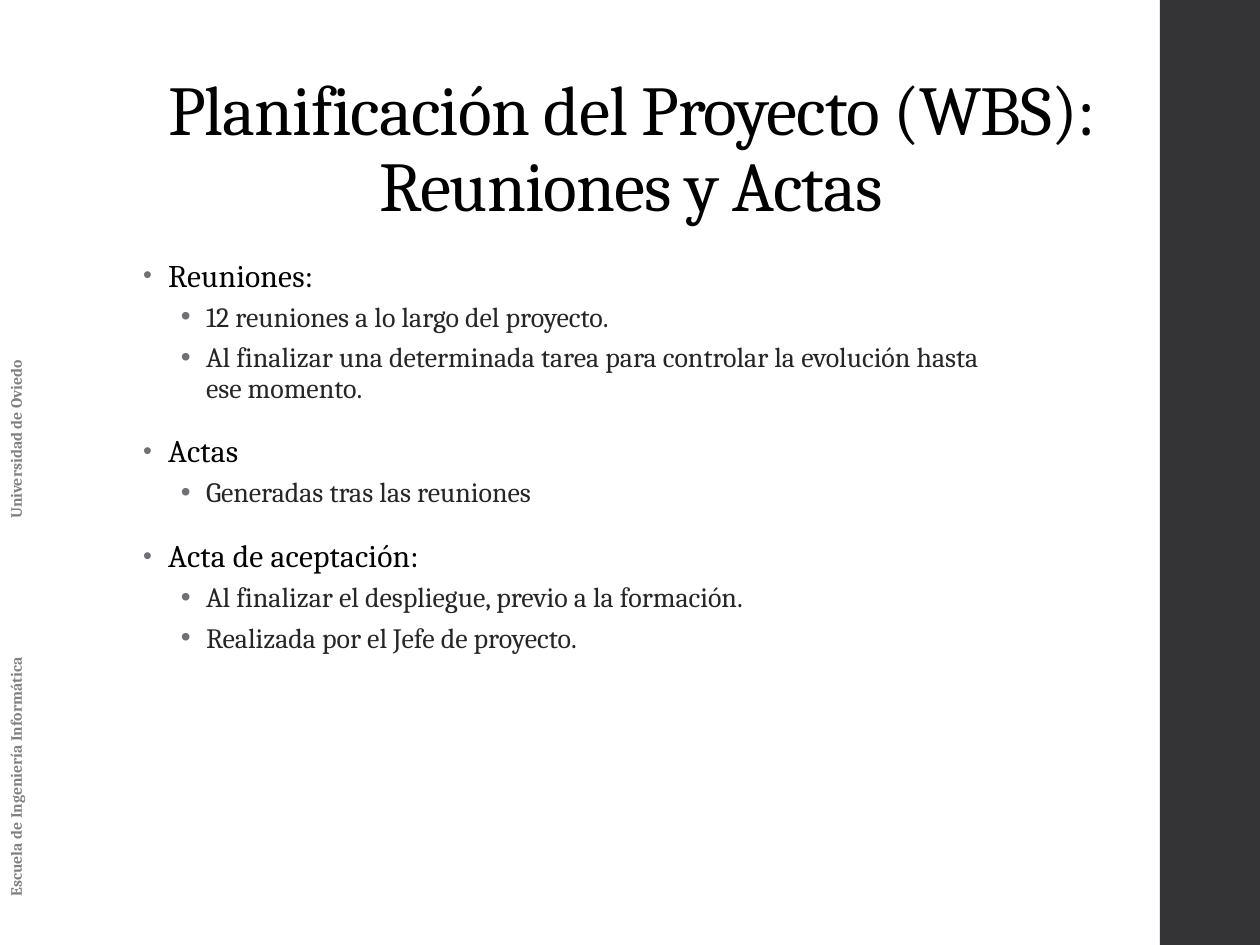
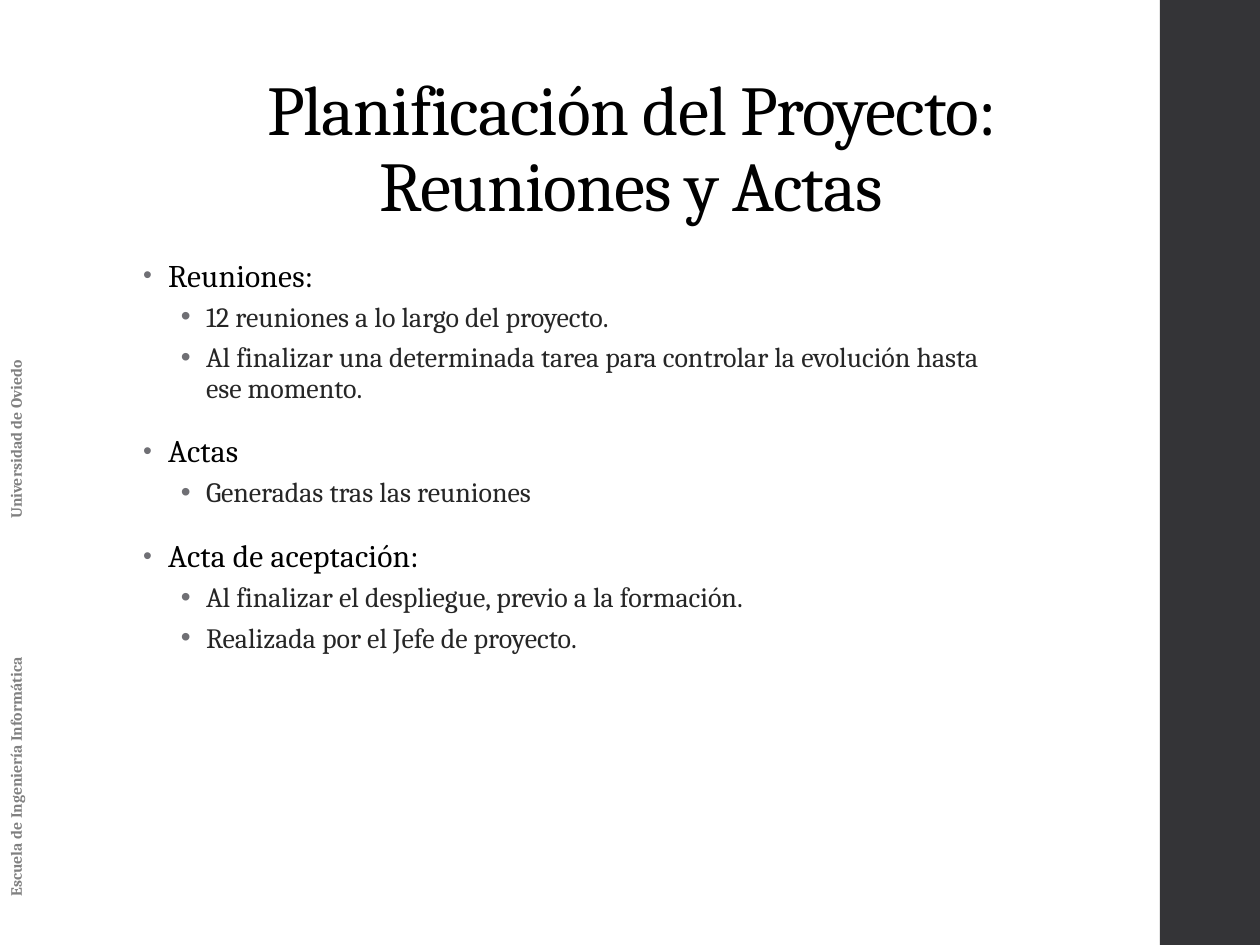
Before and after one commit to alexl0/tfg, a slide deck: slide 5 of Documentation/Archivos adjuntos/Planificacion del proyecto.pptx. Drawn at 1260x945 pixels with LibreOffice and Linux fonts; fonts in the diff are those of the drawing. Boxes give left, top, right and bottom in pixels: in the first picture for what was removed or moved away, otherwise in the second. Text is boxed around its words. In the diff, an @@ line names an element or a change of style, - is before the commit and + after.

Commit message:
documentacion modificar planificacion del proyecto

```diff
--- a/Documentation/Archivos adjuntos/Planificacion del proyecto.pptx
+++ b/Documentation/Archivos adjuntos/Planificacion del proyecto.pptx
@@ title at (267, 85, 997, 226): text changed @@
-Planificación del Proyecto (WBS): Reuniones y Actas
+Planificación del Proyecto: Reuniones y Actas
```
Also in this commit, not shown: 16 other slides changed, 2 slides removed.
